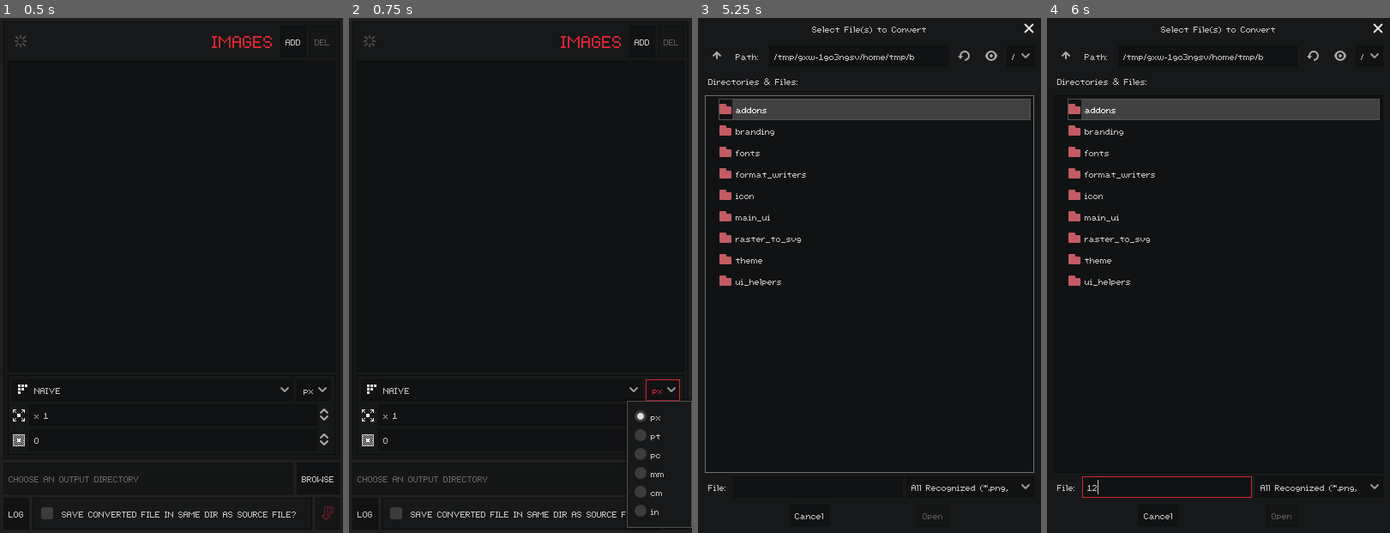
Above: before the commit, frames 1-4 (left to right).
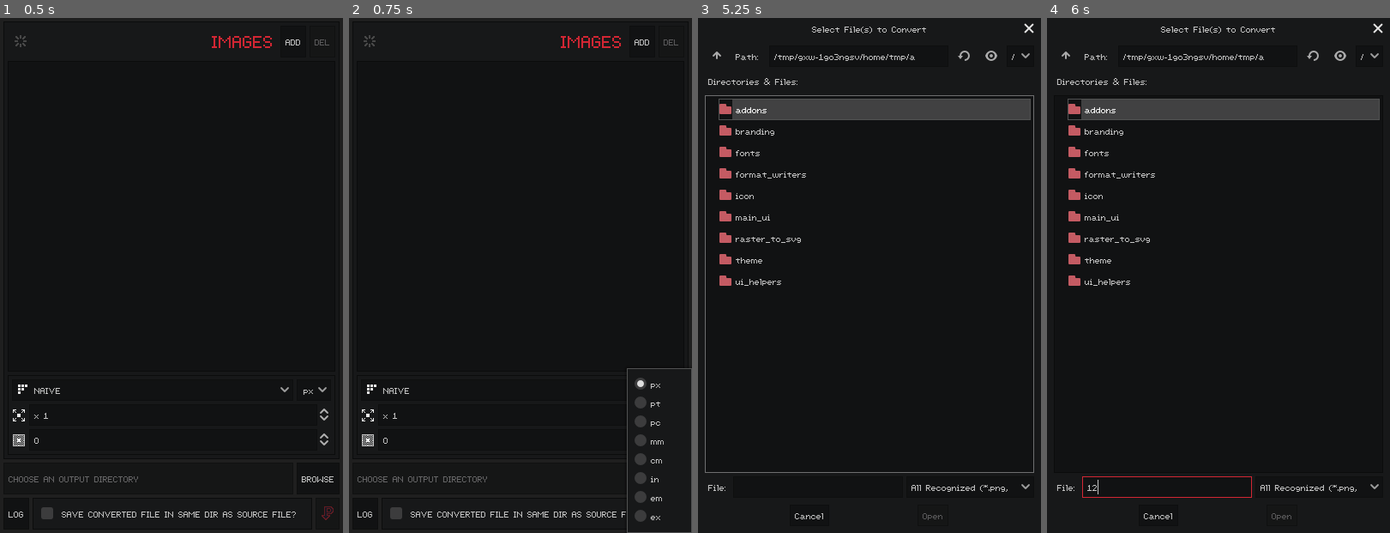
Above: after the commit, the same moments.

Repository: RabbitB/PIXELVEC
Game: Godot game, scene res://main_ui/main_ui.tscn
Two runs of this game, one before a commit and one after it. Both use one fixed random seed, a clock stepped at 60 frames per second and the inputs below.
Inputs (mouse positions are in pixels of both pictures, inside the frame that each line leads up to):
- Up to frame 1 (0.5 s): no input
- Up to frame 2 (0.75 s): click "px" at 0.5 s
- Up to frame 3 (5.25 s): click "ADD" at 1.25 s; click "NAIVE" at 2 s; click "BROWSE" at 2.75 s; click "LOG" at 3.5 s; click "CLEAR" at 4.25 s; click "ADD" at 5 s
- Up to frame 4 (6 s): click (1167, 486) at 5.77 s; type "12" at 5.85 s

Frame 1 is identical in both runs. In frame 2, 0.9% of the frame differs, in the area x 81-100%, y 68-100%; in frame 3, less than 0.1%; in frame 4, less than 0.1%.

Commit message:
Add support for remaining svg units of measurement
The only unit not supported is percentage. It doesn't make much sense in conversion of an existing image file.

Diff:
--- a/Project/main_ui/output_params/output_params.tscn
+++ b/Project/main_ui/output_params/output_params.tscn
@@ -52,7 +52,7 @@
 hint_tooltip = "UNIT TO CONVERT EACH PIXEL INTO"
 text = "px"
 align = 1
-items = [ "px", null, false, 0, null, "pt", null, false, 1, null, "pc", null, false, 2, null, "mm", null, false, 3, null, "cm", null, false, 4, null, "in", null, false, 5, null ]
+items = [ "px", null, false, 0, null, "pt", null, false, 1, null, "pc", null, false, 2, null, "mm", null, false, 3, null, "cm", null, false, 4, null, "in", null, false, 5, null, "em", null, false, 6, null, "ex", null, false, 7, null ]
 selected = 0
 
 [node name="Scale" type="HBoxContainer" parent="ActualControls"]
--- a/Project/raster_to_svg/raster_to_svg.gd
+++ b/Project/raster_to_svg/raster_to_svg.gd
@@ -15,7 +15,9 @@
 	PC,
 	MM,
 	CM,
-	IN
+	IN,
+	EM,
+	EX
 }
 
 
@@ -128,5 +130,9 @@
 			return "cm"
 		Unit.IN:
 			return "in"
+		Unit.EM:
+			return "em"
+		Unit.EX:
+			return "ex"
 		_:
 			return ""
